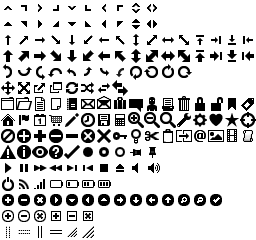
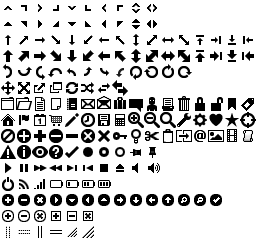
Before/after of a (256, 240) layered artwork. What changed in the layer stack:
painted on "closethick" over box(97, 129, 111, 143)
painted on "check" over box(64, 145, 80, 159)
